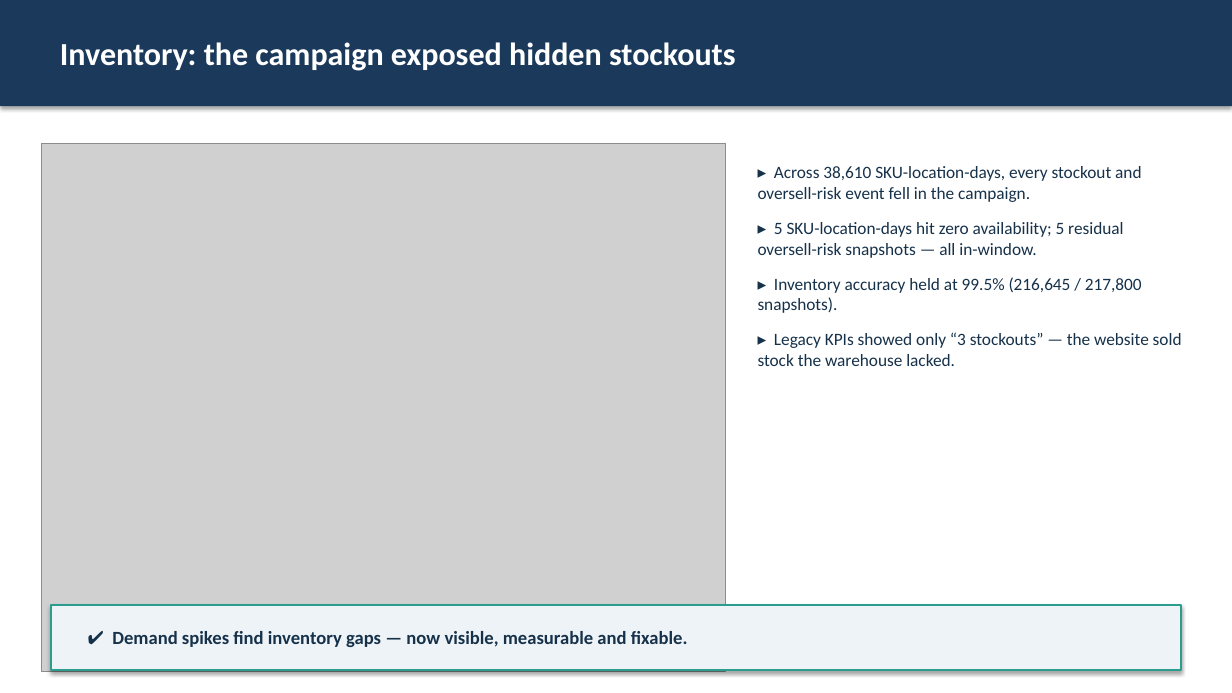
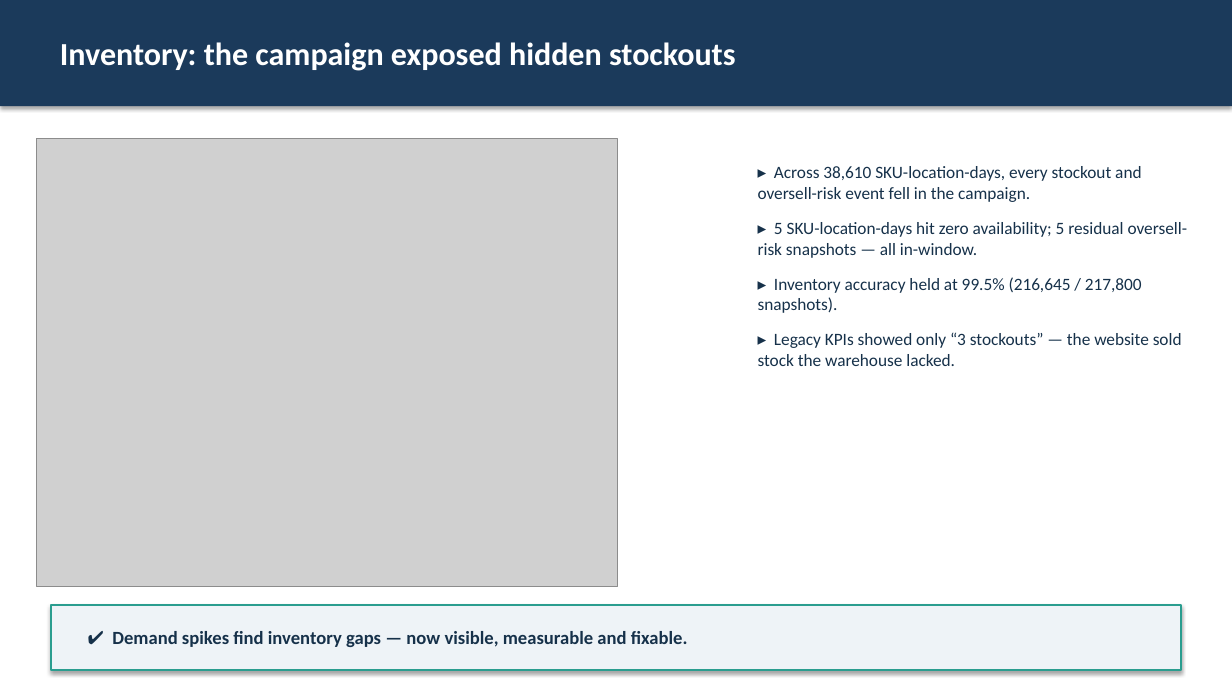
Before and after one commit to ARIF-rb/nexamart-m2, a slide deck: slide 9 of presentation/nexamart_m2_presentation.pptx. Drawn at 1232x693 pixels with LibreOffice and Linux fonts; fonts in the diff are those of the drawing; grey boxes stand for pictures. Boxes give left, top, right and bottom in pixels: in the first picture for what was removed or moved away, otherwise in the second. Text is boxed around its words. In the diff, an @@ line names an element or a change of style, - is before the commit and + after.

```diff
--- a/presentation/nexamart_m2_presentation.pptx
+++ b/presentation/nexamart_m2_presentation.pptx
@@ picture: place and size @@
-picture at (42, 143, 726, 671)
+picture at (37, 139, 617, 587)
@@ text "▸ Across 38,610 SKU-location-days, every ..." rewrapped from (758, 166, 1182, 366) to (758, 166, 1187, 366) @@
```
Also in this commit, not shown: 8 other slides changed.
